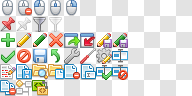
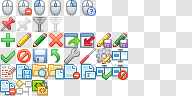
Layered file, before and after one edit (w=192, h=96). Changes by layer:
added group "mouse select" with 3 layers above "pin on" over [left=82, top=0, right=96, bottom=16]
added layer "question-small-white.png (Fugue)" in group "mouse select" over [left=87, top=7, right=96, bottom=16]
added layer "mouse_2 copy#2 (FatCow)" in group "mouse select" over [left=82, top=0, right=93, bottom=16]
